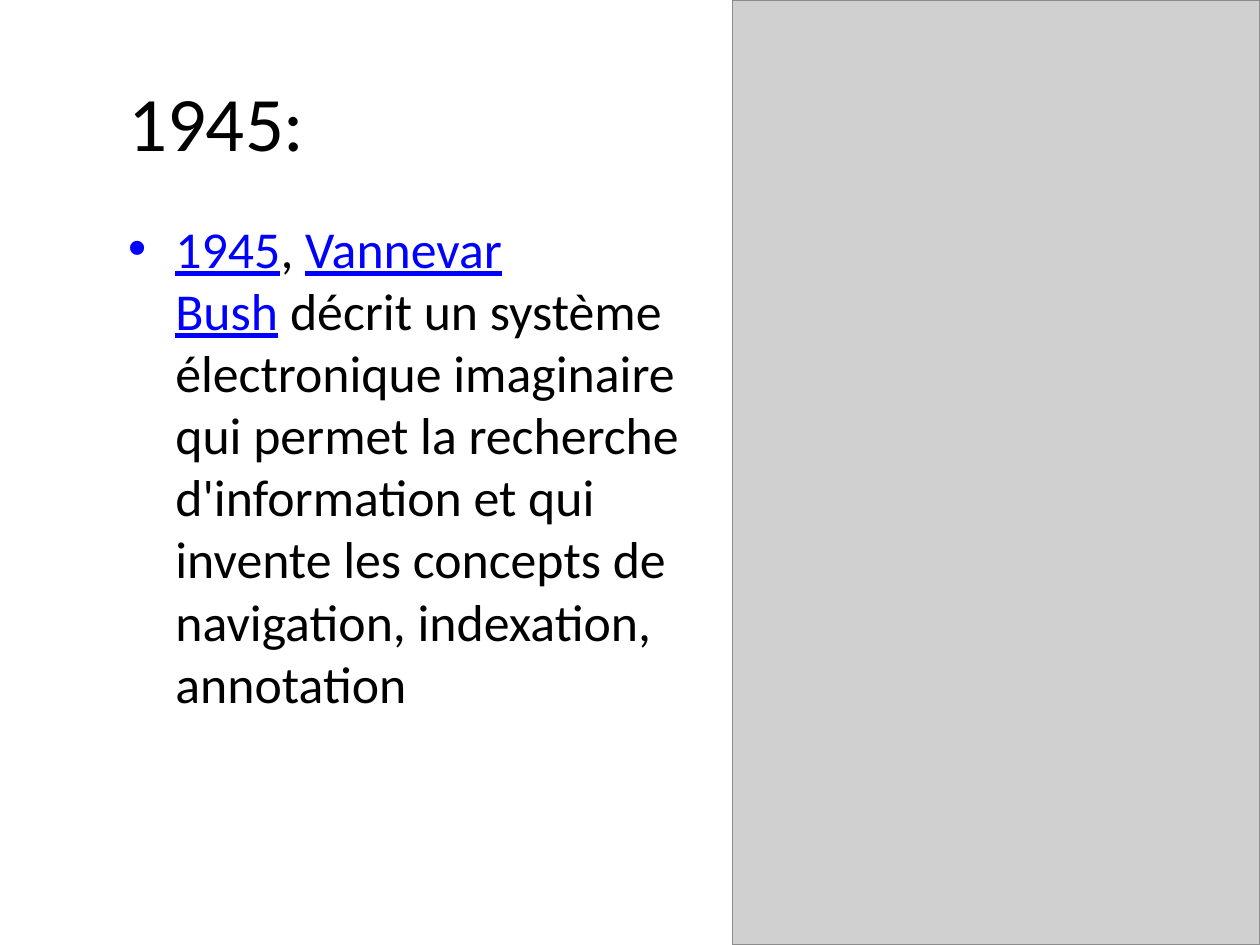
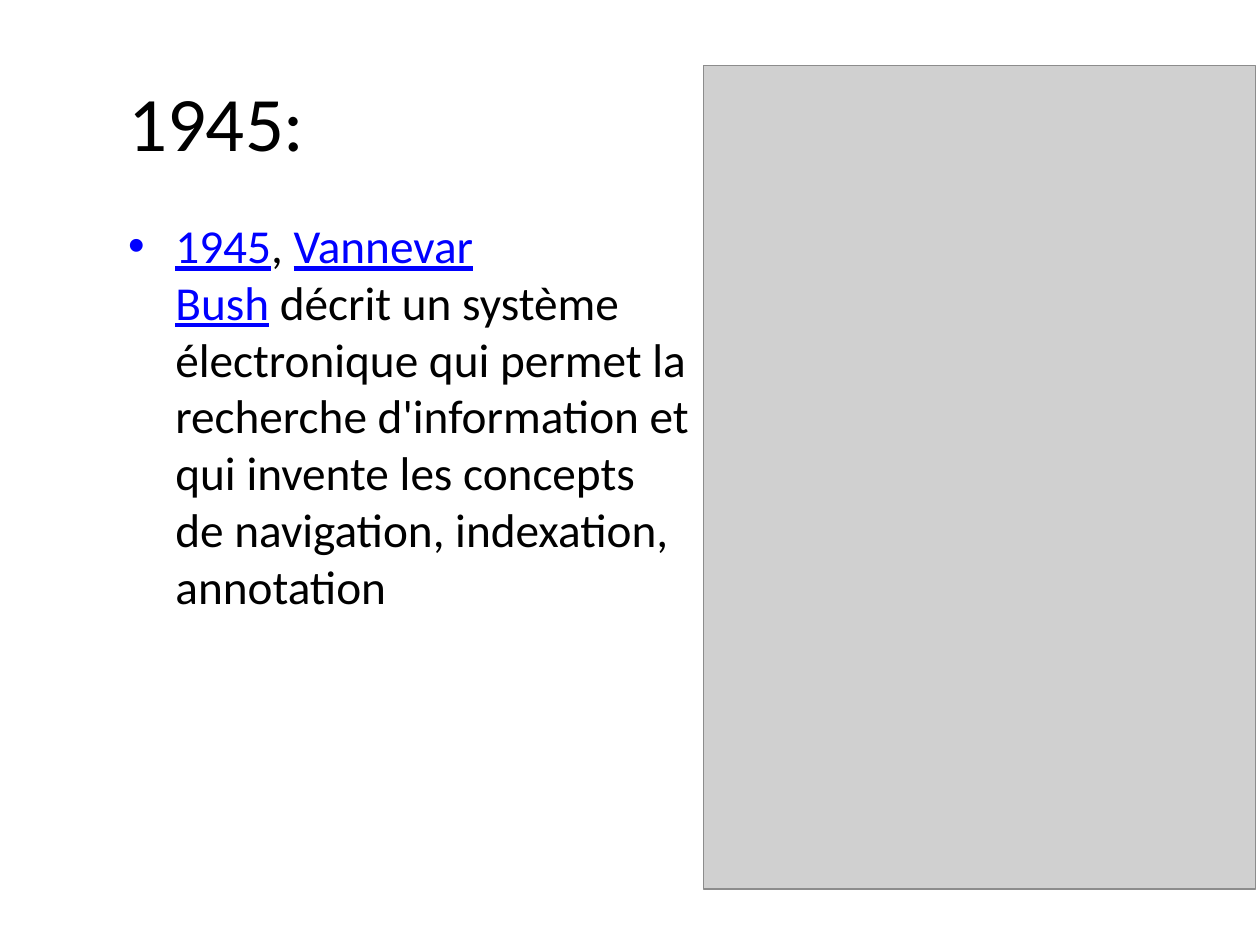
Before and after one commit to LucNtonga/IHM, a slide deck: slide 5 of INTERFACE.pptx. Drawn at 1260x945 pixels with LibreOffice and Linux fonts; fonts in the diff are those of the drawing; grey boxes stand for pictures; background and template pictures are left out. Boxes give left, top, right and bottom in pixels: in the first picture for what was removed or moved away, otherwise in the second. Text is boxed around its words. In the diff, an @@ line names an element or a change of style, - is before the commit and + after.

Commit message:
ajout image+
nouvel ajout image

```diff
--- a/INTERFACE.pptx
+++ b/INTERFACE.pptx
@@ picture resized from (x1=732, y1=0, x2=1260, y2=945) to (x1=704, y1=66, x2=1256, y2=890) @@
@@ text at (x1=175, y1=232, x2=689, y2=605): text changed; size 29.6 to 27 pt @@
-• 1945, Vannevar Bush décrit un système électronique imaginaire qui permet la recherche d'information et qui invente les concepts de navigation, indexation, annotation
+• 1945, Vannevar Bush décrit un système électronique qui permet la recherche d'information et qui invente les concepts de navigation, indexation, annotation
```
Also in this commit, not shown: 3 other slides changed.
